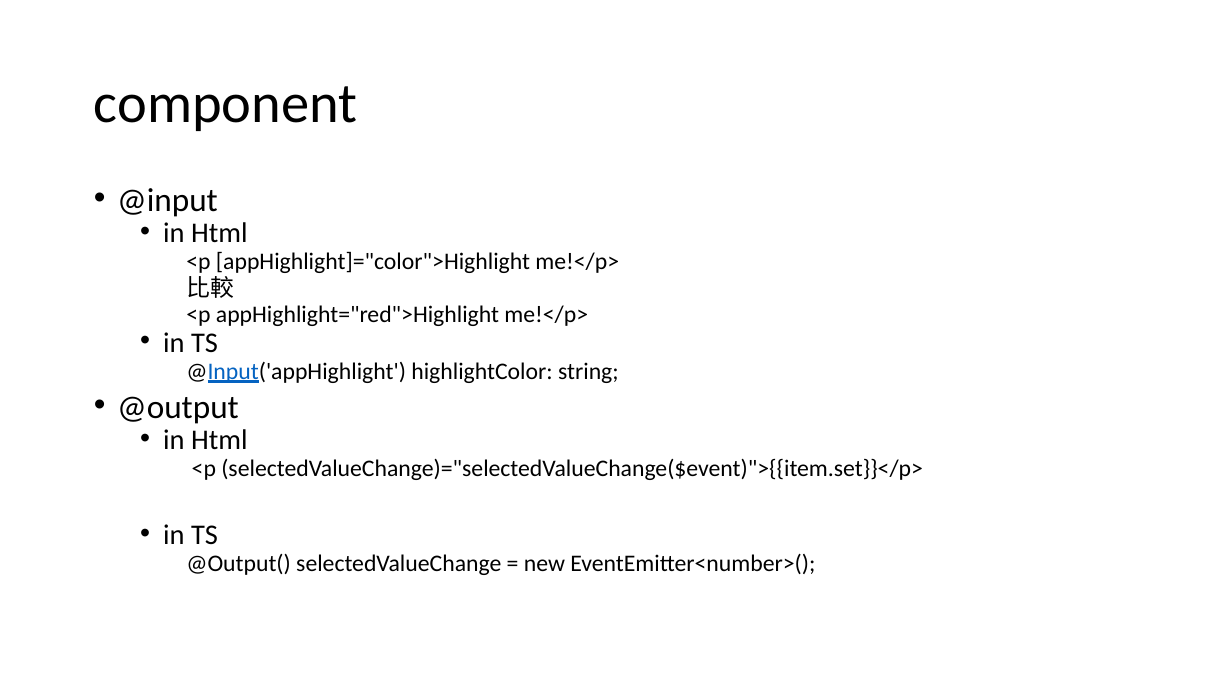
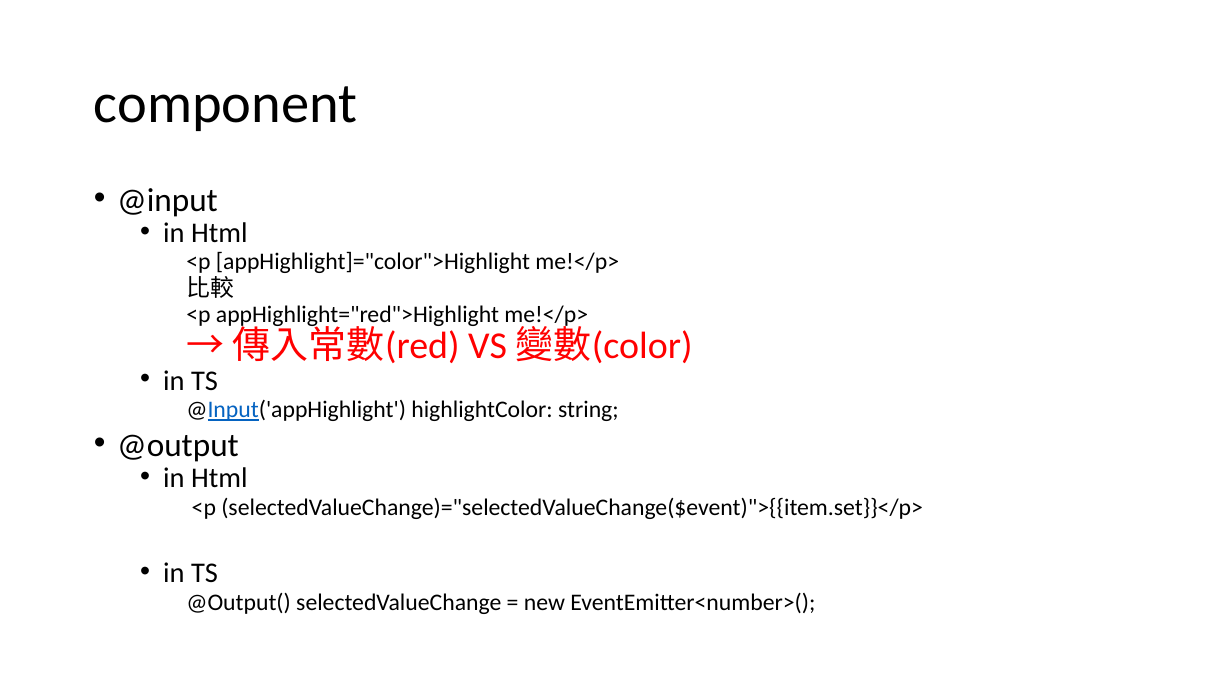
Before and after one commit to RichardHwang886/lession4, a slide deck: slide 28 of angular開發教學.pptx (slide 26 before the commit). Drawn at 1232x693 pixels with LibreOffice and Linux fonts; fonts in the diff are those of the drawing. Boxes give left, top, right and bottom in pixels: in the first picture for what was removed or moved away, otherwise in the second. Text is boxed around its words. In the diff, an @@ line names an element or a change of style, - is before the commit and + after.

```diff
--- a/angular開發教學.pptx
+++ b/angular開發教學.pptx
@@ text at (x1=233, y1=319, x2=693, y2=363): paragraph added @@
+    → 傳入常數(red) VS 變數(color)
```
Also in this commit, not shown: 6 other slides changed, 2 slides added, 42 other files.
